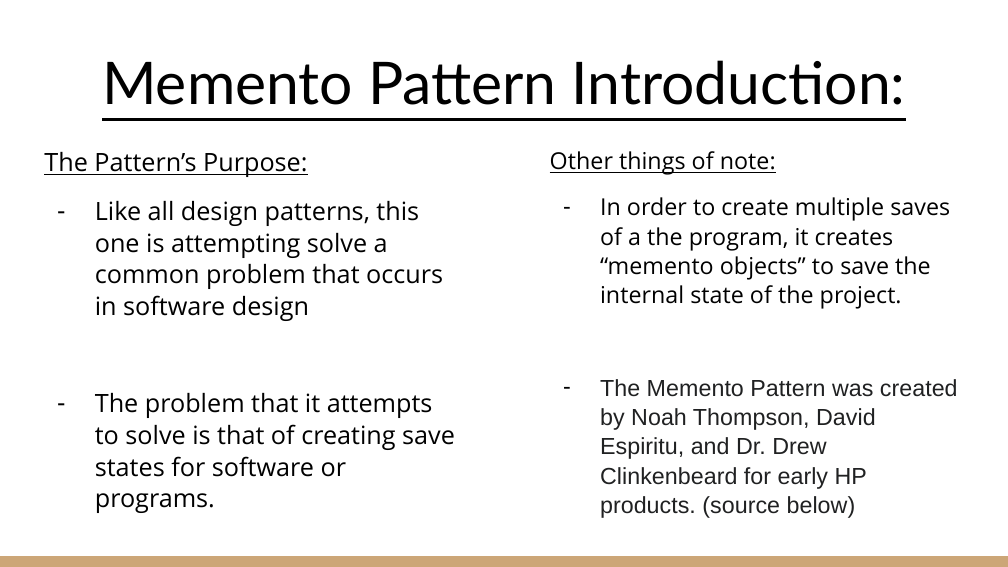
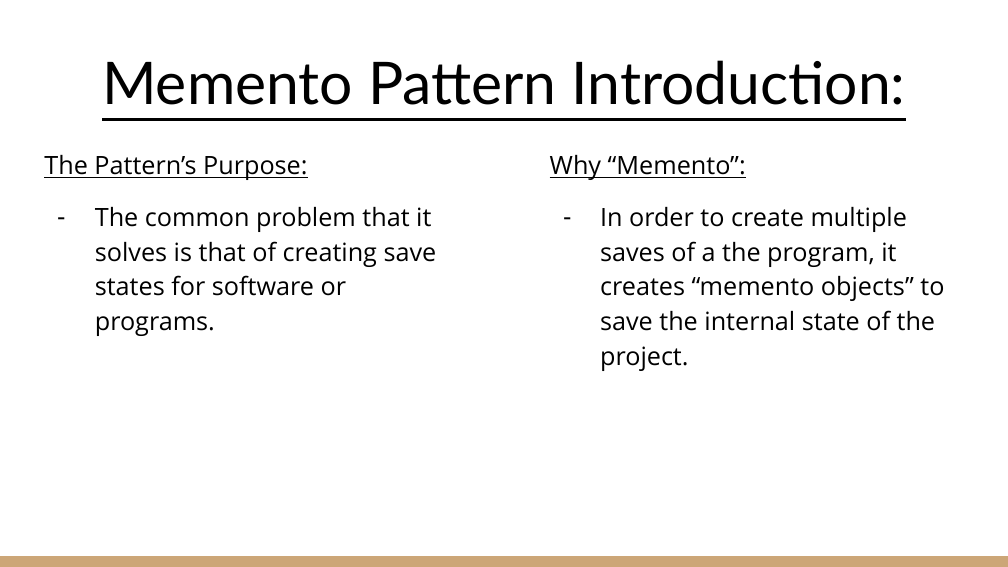
Before and after one commit to mcglastont/mementoPattern-presentation-mcglaston-dsouza, a slide deck: slide 2 of SE 2811-031 Section 031.pptx. Drawn at 1008x567 pixels with LibreOffice and Linux fonts; fonts in the diff are those of the drawing. Boxes give left, top, right and bottom in pixels: in the first picture for what was removed or moved away, otherwise in the second. Text is boxed around its words. In the diff, an @@ line names an element or a change of style, - is before the commit and + after.

```diff
--- a/SE 2811-031 Section 031.pptx
+++ b/SE 2811-031 Section 031.pptx
@@ text at <box>44,155,307,180</box>: line spacing 1.05 to 1.15 @@
@@ text at <box>550,155,746,180</box>: text changed; size 16.6 to 18 pt @@
-Other things of note:
+Why “Memento”:
@@ text at <box>95,207,437,336</box>: text changed @@
-– Like all design patterns, this one is attempting solve a common problem that occurs in software design
-– The problem that it attempts to solve is that of creating save states for software or programs.
+– The common problem that it solves is that of creating save states for software or programs.
@@ text at <box>600,207,944,371</box>: size 16.6 to 18 pt in "In order to create multiple saves of ..."; line spacing 1.05 to 1.15 @@
@@ text at <box>600,379,958,518</box>: paragraph removed @@
-– The Memento Pattern was created by Noah Thompson, David Espiritu, and Dr. Drew Clinkenbeard for early HP products. (source below)
```
Also in this commit, not shown: 5 other slides changed, 2 slides added.
